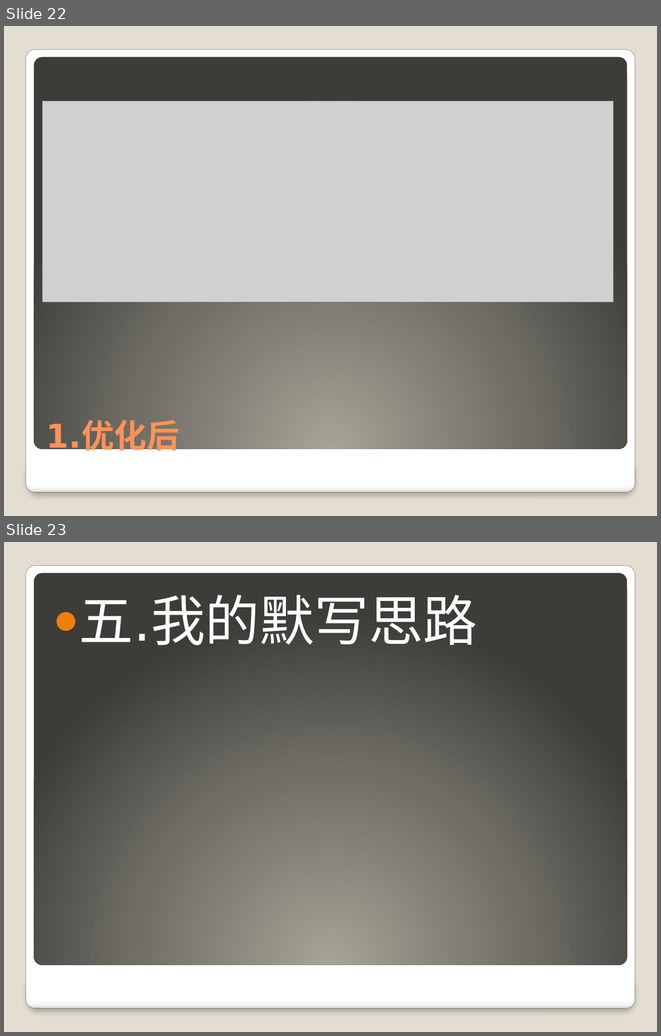
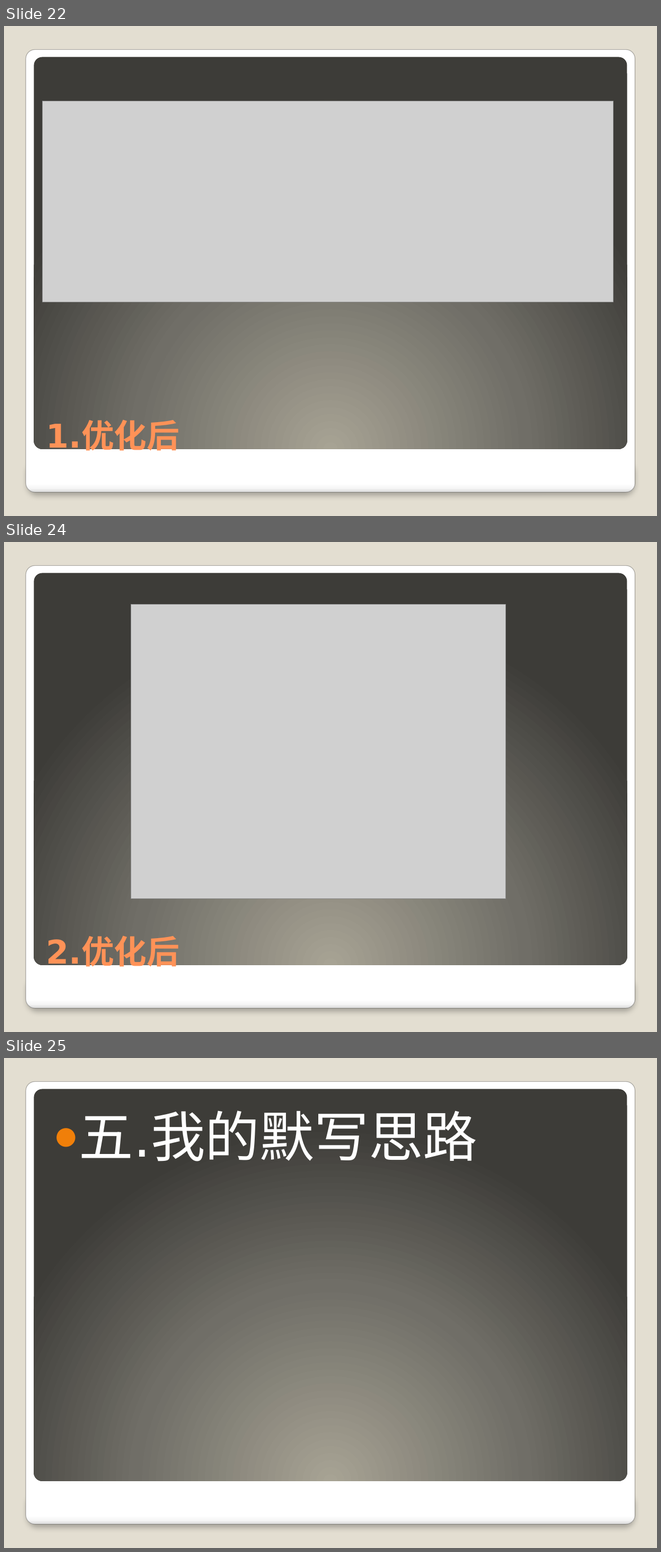
Before and after one commit to 2419931696/learngit, a slide deck: WebServer.pptx. Shown one above the other, each under a label of ours: slides 22 and 23 before the commit, slides 22, 24 and 25 after it; the slides between them are not shown. The pictures are 661x1036 and 661x1552 pixels, drawn with LibreOffice and Linux fonts; fonts in the diff are those of the drawing; grey boxes stand for pictures. Boxes give left, top, right and bottom in pixels: in the first picture for what was removed or moved away, otherwise in the second. Text is boxed around its words. In the diff, an @@ line names an element or a change of style, - is before the commit and + after.

Commit message:
8-31 21:13

```diff
--- a/WebServer.pptx
+++ b/WebServer.pptx
@@ slide 24 added at (4, 542, 657, 1032), background #E3DED1; not listed: 3 template elements that a slide beside it also shows @@
@@ picture added at (131, 604, 505, 899) @@
@@ title added at (46, 937, 179, 971), 36 pt, text #FF9258, bold @@
+2.优化后
@@ what was slide 23 is now slide 25 @@
```
Also in this commit, not shown: 1 other slide added.
